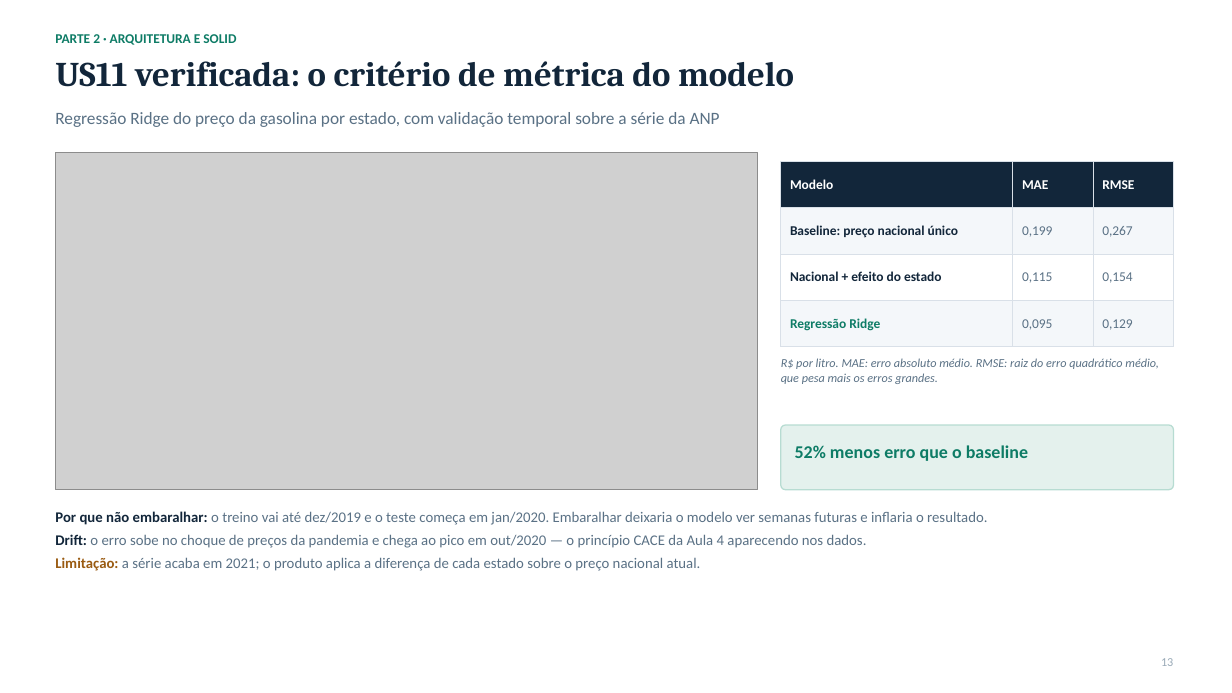
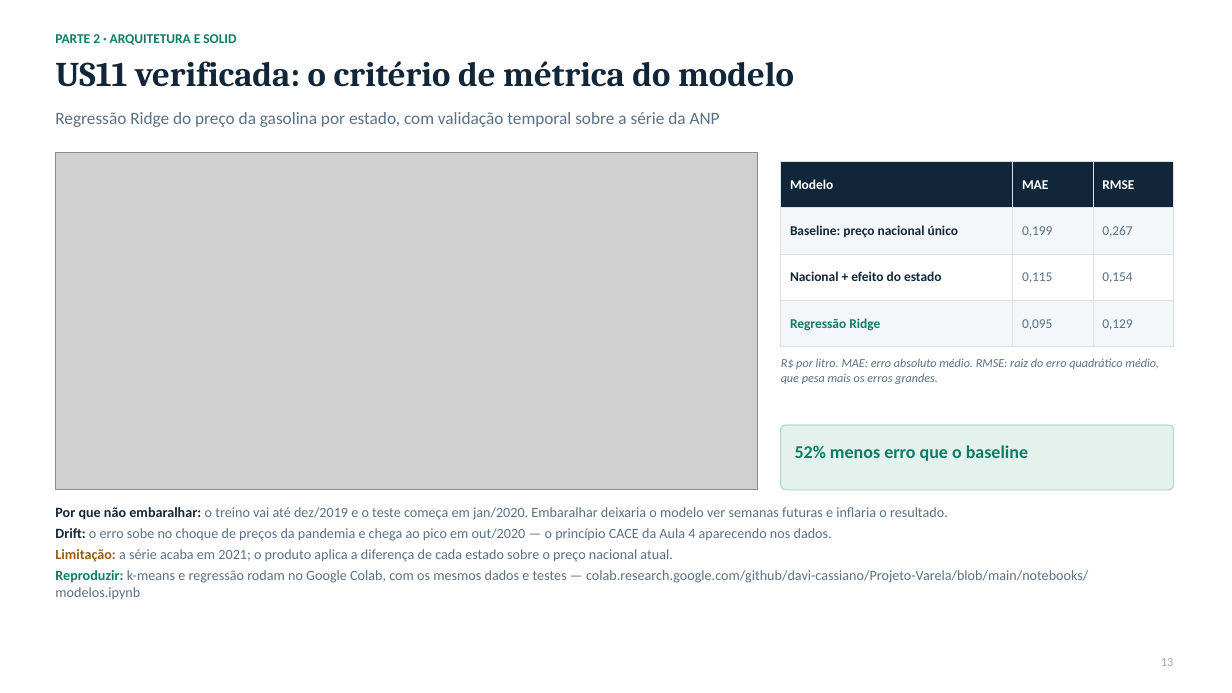
Before and after one commit to davi-cassiano/Projeto-Varela, a slide deck: slide 13 of docs/apresentacao-checkpoint-4-6.pptx. Drawn at 1232x693 pixels with LibreOffice and Linux fonts; fonts in the diff are those of the drawing; grey boxes stand for pictures. Boxes give left, top, right and bottom in pixels: in the first picture for what was removed or moved away, otherwise in the second. Text is boxed around its words. In the diff, an @@ line names an element or a change of style, - is before the commit and + after.

```diff
--- a/docs/apresentacao-checkpoint-4-6.pptx
+++ b/docs/apresentacao-checkpoint-4-6.pptx
@@ text at [55,507,948,562]: size 11.5 to 11 pt in "Por que não embaralhar: o treino vai ...", "Drift: o erro sobe no choque de ...", "Limitação: a série acaba em 2021; o ..."; less space between paragraphs @@
@@ text at [55,570,1088,599]: paragraph added @@
+Reproduzir: k-means e regressão rodam no Google Colab, com os mesmos dados e testes — colab.research.google.com/github/davi-cassiano/Projeto-Varela/blob/main/notebooks/modelos.ipynb
```
Also in this commit, not shown: 2 other slides changed, 8 other files.
